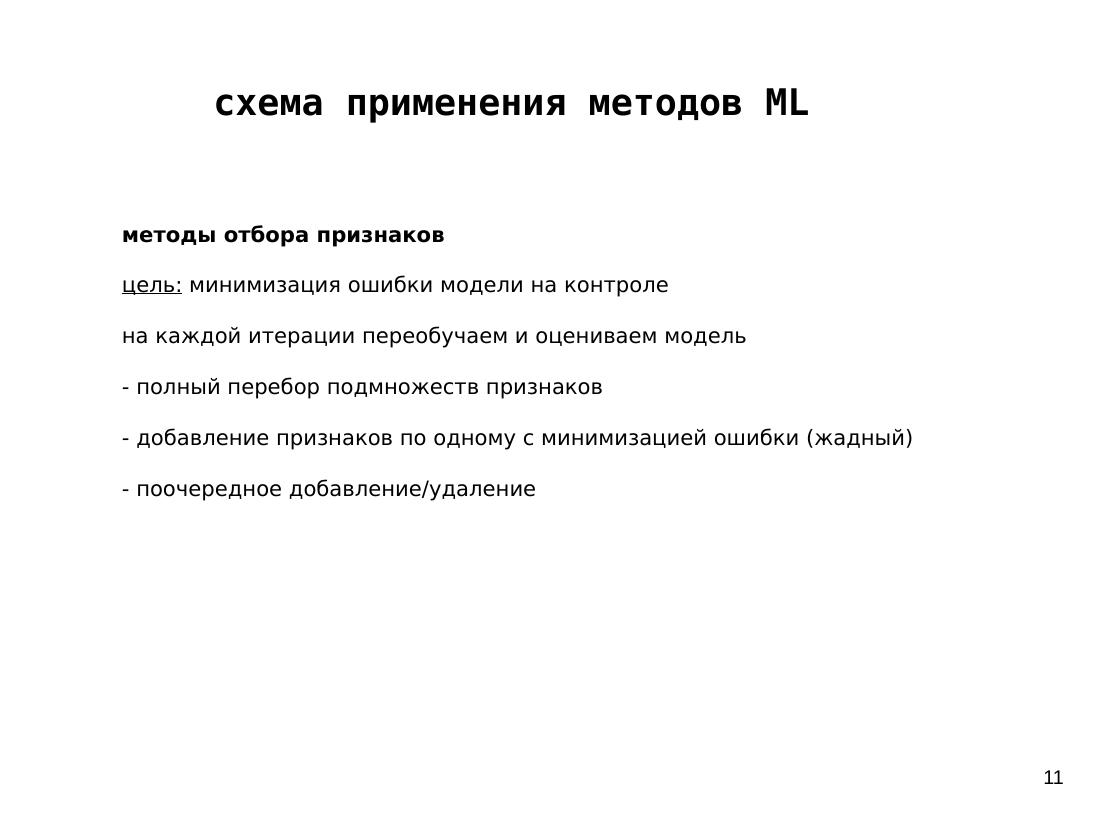
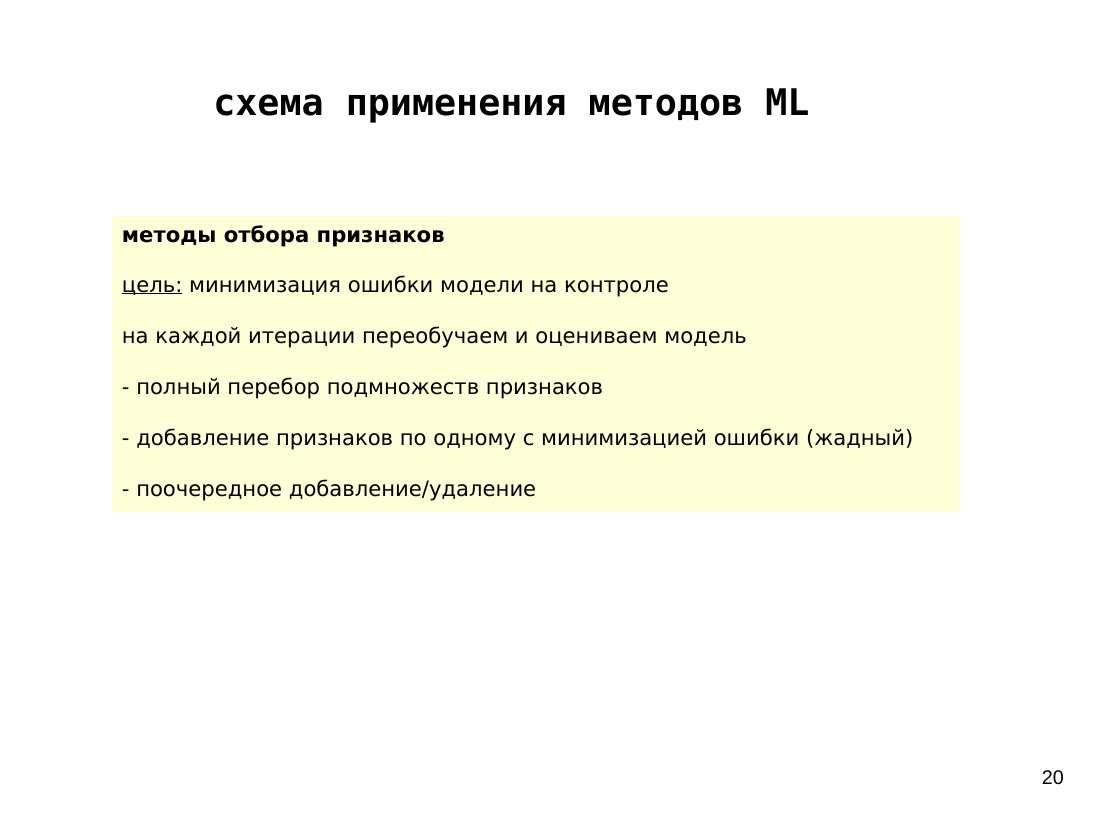
Before and after one commit to mechanoid5/ml_lectorium_legacy, a slide deck: slide 20 of 07-ml-pipeline.odp (slide 11 before the commit). Drawn at 1120x840 pixels with LibreOffice and Linux fonts; fonts in the diff are those of the drawing; background and template pictures are left out. Boxes give left, top, right and bottom in pixels: in the first picture for what was removed or moved away, otherwise in the second. Text is boxed around its words. In the diff, an @@ line names an element or a change of style, - is before the commit and + after.

```diff
--- a/07-ml-pipeline.odp
+++ b/07-ml-pipeline.odp
@@ rectangle "методы отбора признаков": place and size @@
-rectangle "методы отбора признаков" at box(122, 225, 913, 501)
+rectangle "методы отбора признаков" at box(112, 216, 960, 512)
@@ rectangle "методы отбора признаков" at box(112, 216, 960, 512): fill none to #FFFFD7 @@
@@ page number at box(1042, 770, 1064, 785): text changed @@
-11
+20
```
Also in this commit, not shown: 1 other slide changed, 9 slides added, 4 other files.
